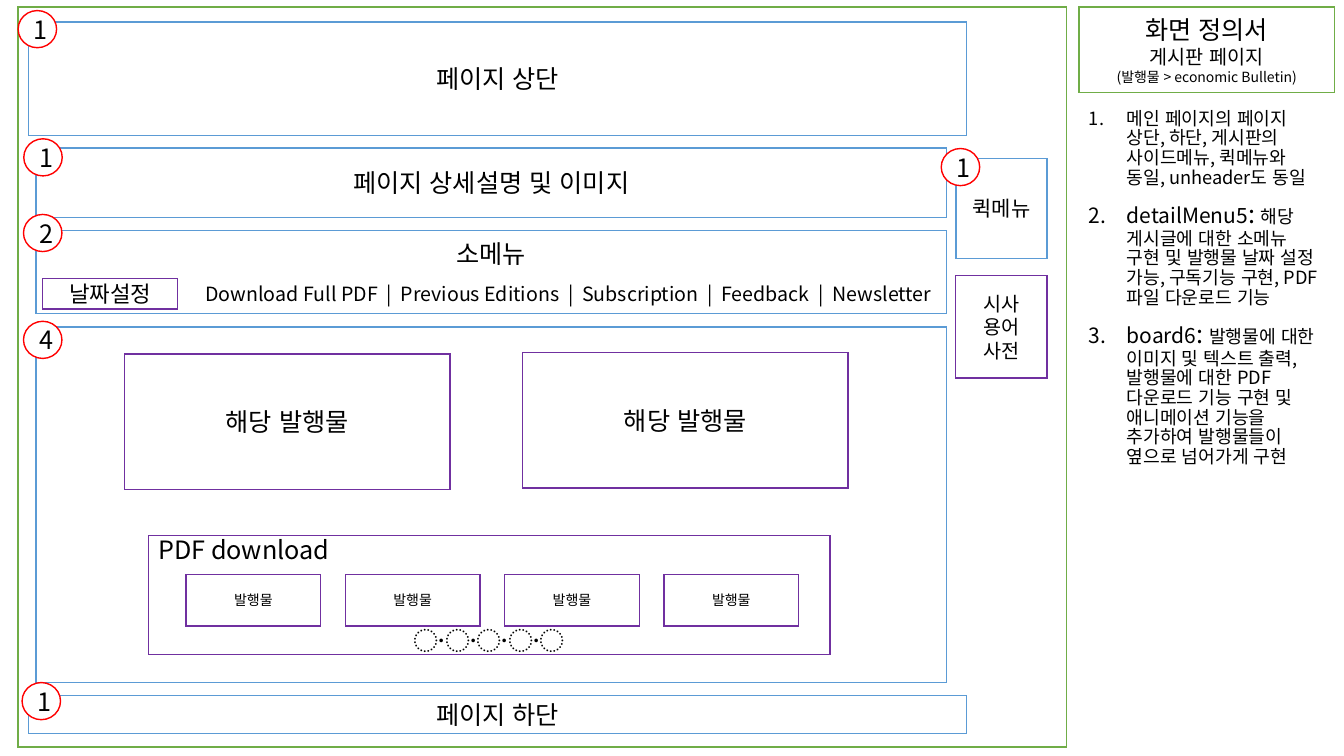
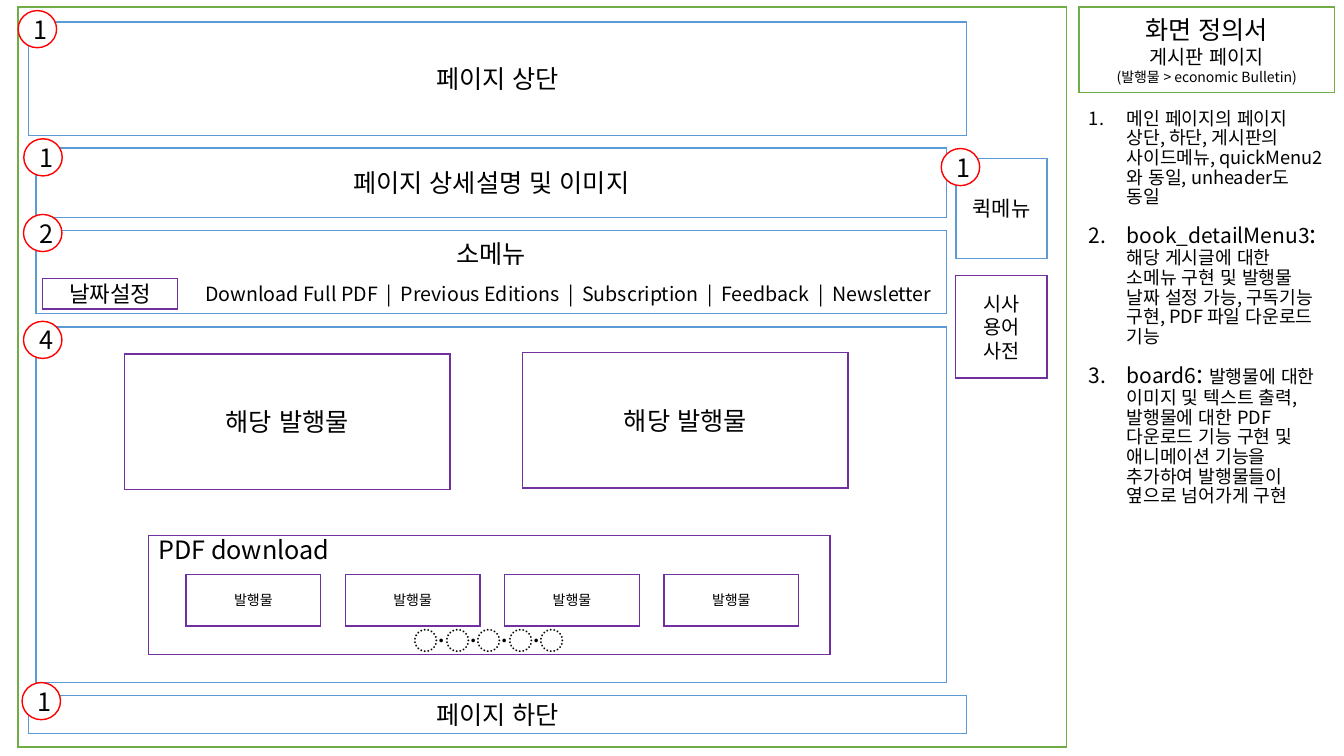
Before and after one commit to JSH970930/renewKDI, a slide deck: slide 11 of 응용SW프로젝트 화면정의서 1조.pptx (slide 9 before the commit). Drawn at 1344x756 pixels with LibreOffice and Linux fonts; fonts in the diff are those of the drawing. Boxes give left, top, right and bottom in pixels: in the first picture for what was removed or moved away, otherwise in the second. Text is boxed around its words. In the diff, an @@ line names an element or a change of style, - is before the commit and + after.

```diff
--- a/응용SW프로젝트 화면정의서 1조.pptx
+++ b/응용SW프로젝트 화면정의서 1조.pptx
@@ text at box(1127, 110, 1313, 345): text changed @@
-1. 메인 페이지의 페이지 상단, 하단, 게시판의 사이드메뉴, 퀵메뉴와 동일, unheader도 동일
-2. detailMenu5: 해당 게시글에 대한 소메뉴 구현 및 발행물 날짜 설정 가능, 구독기능 구현, PDF 파일 다운로드 기능
+1. 메인 페이지의 페이지 상단, 하단, 게시판의 사이드메뉴, quickMenu2와 동일, unheader도 동일
+2. book_detailMenu3: 해당 게시글에 대한 소메뉴 구현 및 발행물 날짜 설정 가능, 구독기능 구현, PDF 파일 다운로드 기능
```
Also in this commit, not shown: 8 other slides changed, 10 slides added.
